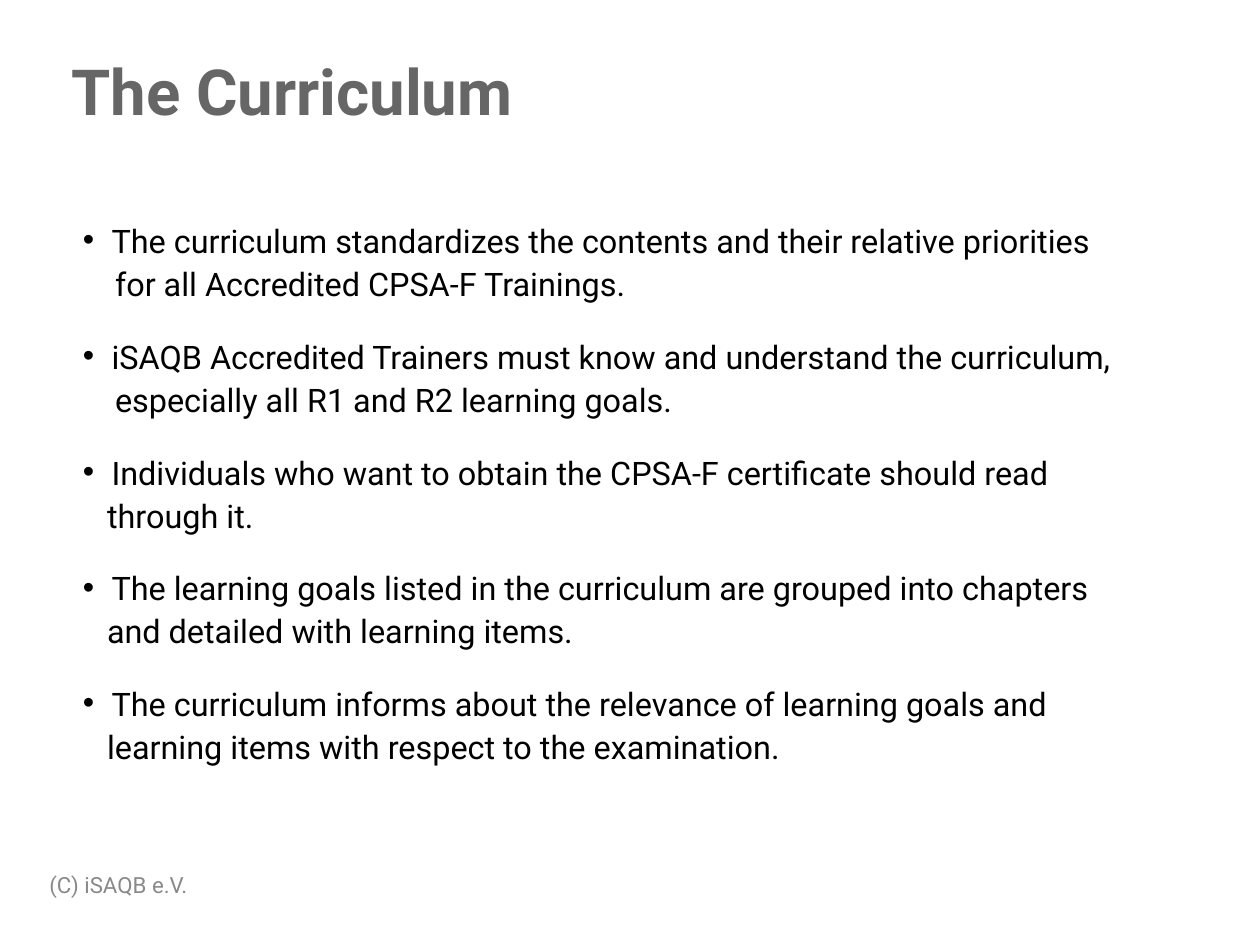
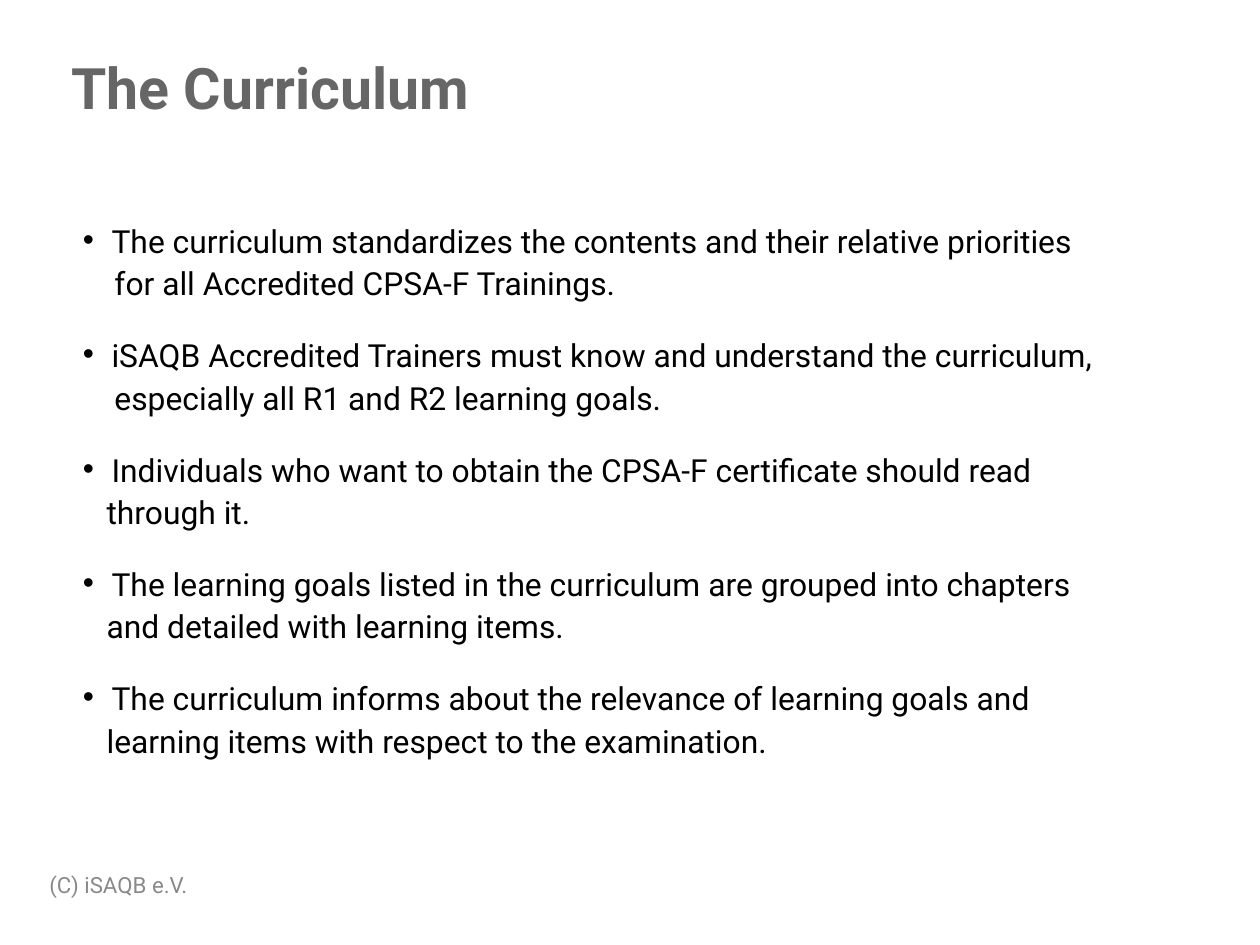
Before and after one commit to isaqb-org/examination-foundation, a slide deck: slide 4 of raw/examination_guide/Examination-Guide-EN.pptx. Drawn at 1260x945 pixels with LibreOffice and Linux fonts; fonts in the diff are those of the drawing; background and template pictures are left out. Boxes give left, top, right and bottom in pixels: in the first picture for what was removed or moved away, otherwise in the second. Text is boxed around its words. In the diff, an @@ line names an element or a change of style, - is before the commit and + after.

Commit message:
Update examination guide

```diff
--- a/raw/examination_guide/Examination-Guide-EN.pptx
+++ b/raw/examination_guide/Examination-Guide-EN.pptx
@@ title "The Curriculum" at [72, 66, 469, 110]: size 40 to 36 pt @@
@@ text "The curriculum standardizes the contents ..." at [107, 229, 1092, 760]: size 20.4 to 20 pt @@
```
Also in this commit, not shown: 8 other slides changed, 16 slides added, 3 slides removed, 1 other file.
